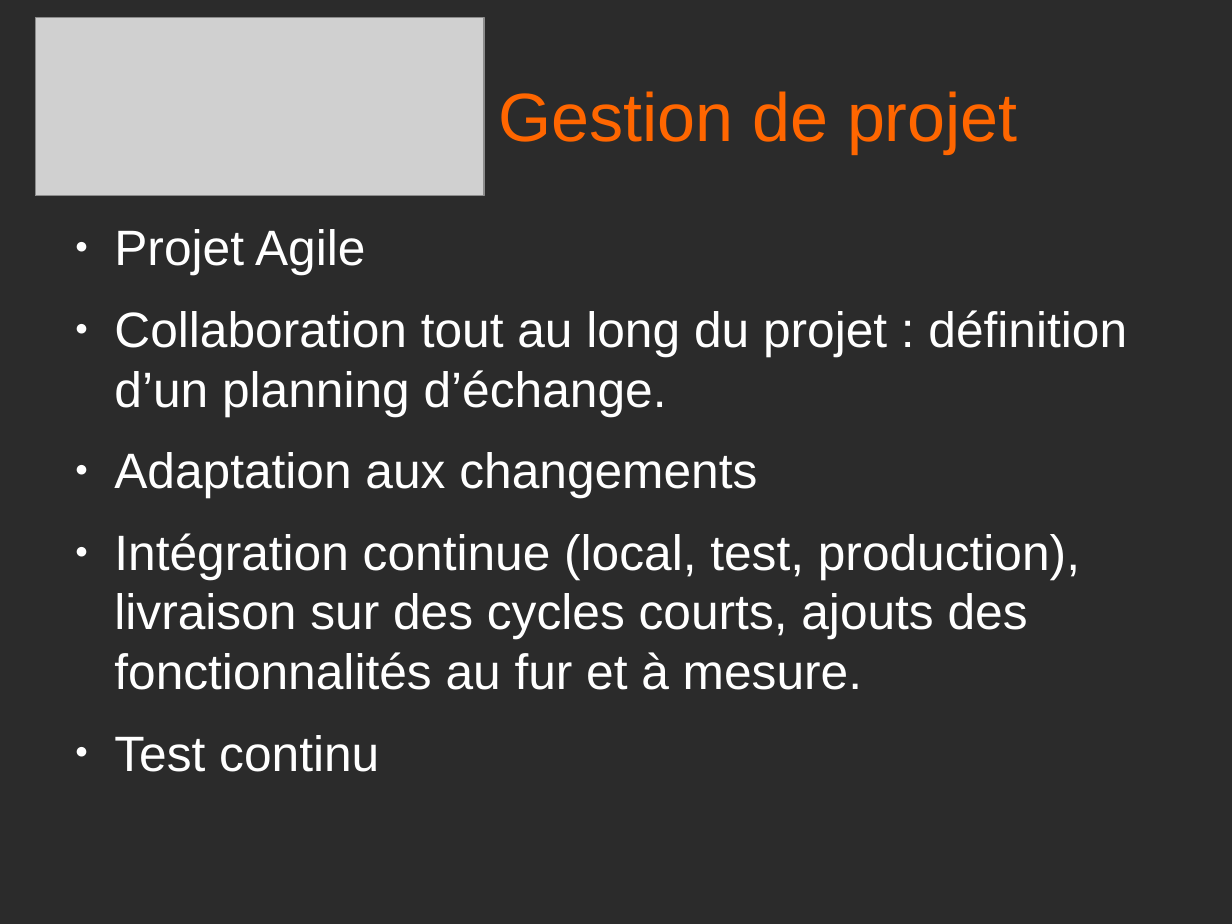
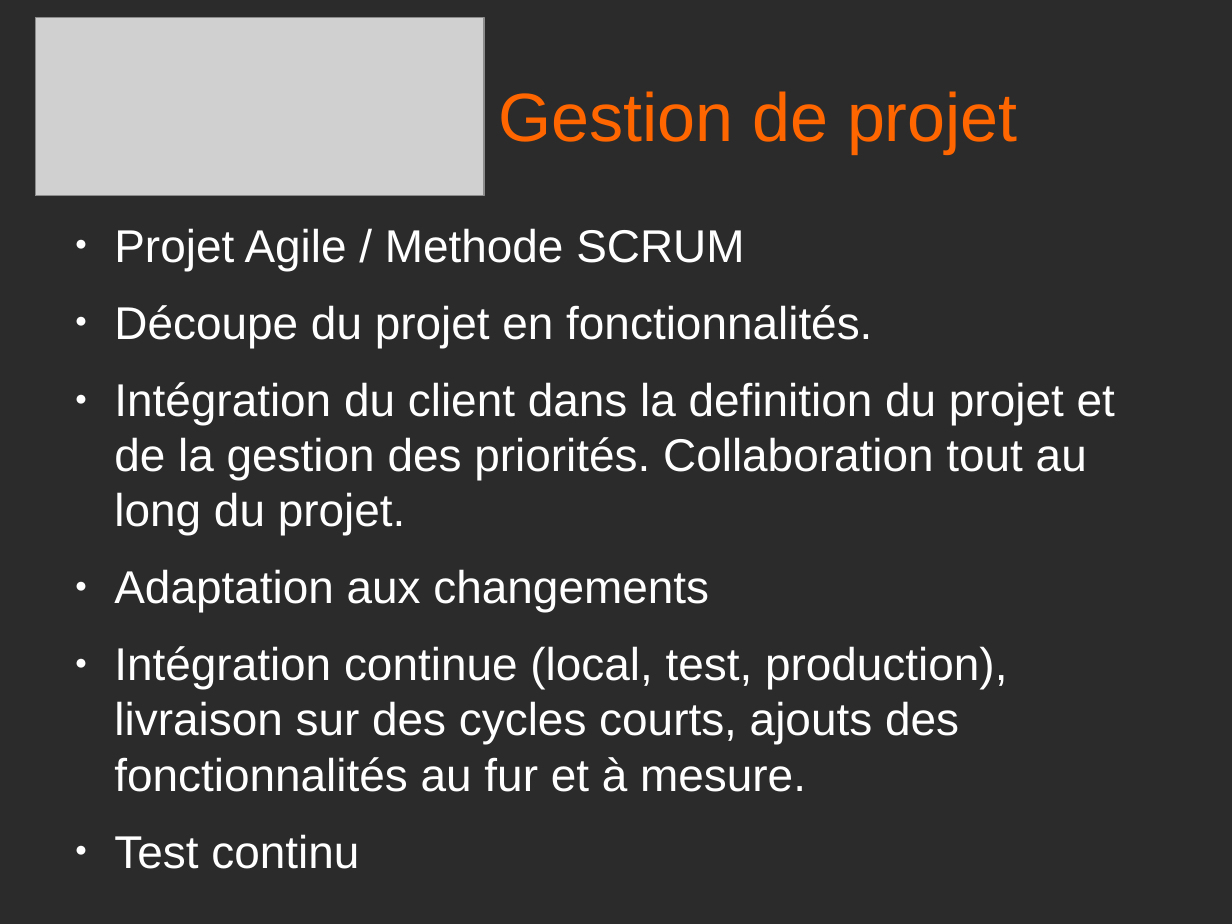
Before and after one commit to horlas/OC_Project4, a slide deck: slide 12 of presentationP4.odp. Drawn at 1232x924 pixels with LibreOffice and Linux fonts; fonts in the diff are those of the drawing; grey boxes stand for pictures; background and template pictures are left out; a plain dark background stands for a picture behind light text. Boxes give left, top, right and bottom in pixels: in the first picture for what was removed or moved away, otherwise in the second. Text is boxed around its words. In the diff, an @@ line names an element or a change of style, - is before the commit and + after.

```diff
--- a/presentationP4.odp
+++ b/presentationP4.odp
@@ text at (114,228,1115,535): text changed; size 32 to 29.6 pt @@
-● Projet Agile
-● Collaboration tout au long du projet : définition d’un planning d’échange.
+● Projet Agile / Methode SCRUM
+● Découpe du projet en fonctionnalités.
+● Intégration du client dans la definition du projet et de la gestion des priorités. Collaboration tout au long du projet.
@@ text at (114,569,1007,869): size 32 to 29.6 pt in "Adaptation aux changements", "Intégration continue (local, test, production), livraison su ...", "Test continu" @@
```
Also in this commit, not shown: 4 other files.
